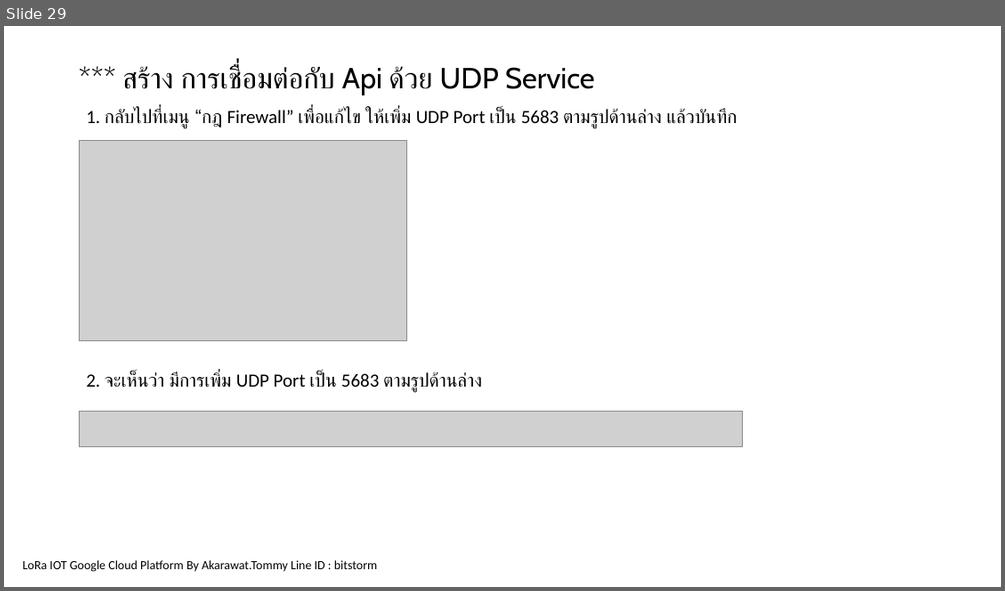
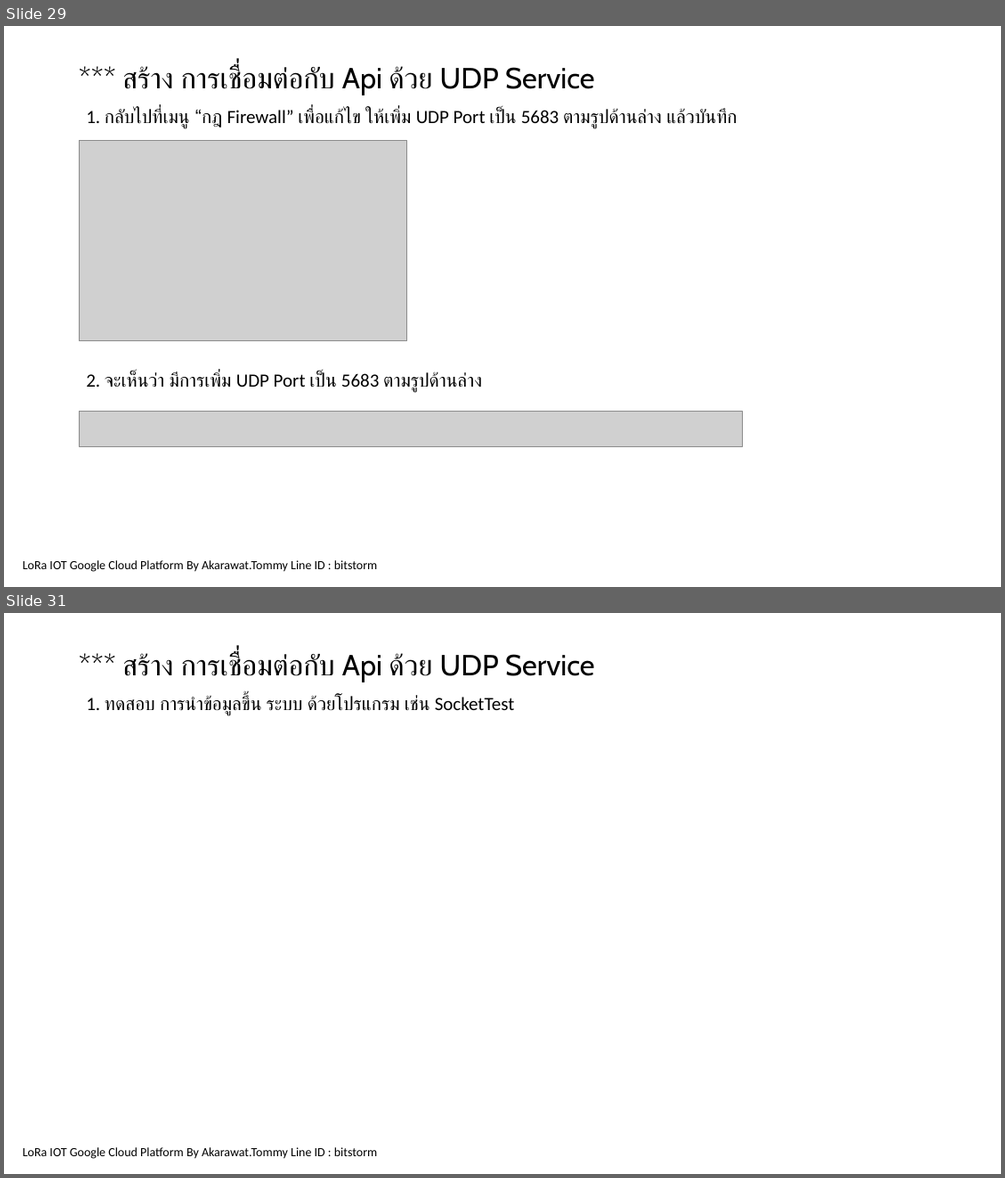
Before and after one commit to akarawat/GCPLoRaTraining, a slide deck: Documents/LoRaIOTGoogleCoudPlatform.pptx. Shown one above the other, each under a label of ours: slide 29 before the commit, slides 29 and 31 after it; the slides between them are not shown. The pictures are 1005x591 and 1005x1178 pixels, drawn with LibreOffice and Linux fonts; fonts in the diff are those of the drawing; grey boxes stand for pictures; background and template pictures are left out. Boxes give left, top, right and bottom in pixels: in the first picture for what was removed or moved away, otherwise in the second. Text is boxed around its words. In the diff, an @@ line names an element or a change of style, - is before the commit and + after.

```diff
--- a/Documents/LoRaIOTGoogleCoudPlatform.pptx
+++ b/Documents/LoRaIOTGoogleCoudPlatform.pptx
@@ slide 31 added at (x1=4, y1=613, x2=1001, y2=1174), background picture (left out); not listed: 1 template element that a slide beside it also shows @@
@@ text added at (x1=122, y1=652, x2=595, y2=682), 28 pt, text #000000 @@
+*** สร้าง การเชื่อมต่อกับ Api ด้วย UDP Service
@@ text added at (x1=86, y1=695, x2=515, y2=715), 18 pt, text #000000 @@
+1. ทดสอบ การนำข้อมูลขึ้น ระบบ ด้วยโปรแกรม เช่น SocketTest
```
Also in this commit, not shown: 1 slide changed, 1 other slide added, 3 other files.
